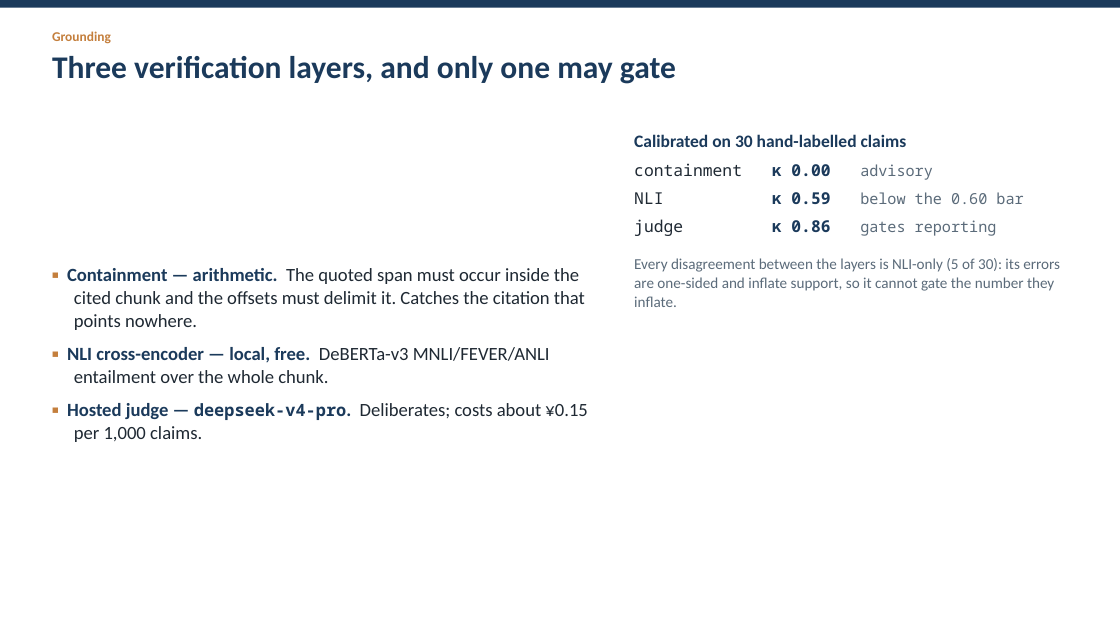
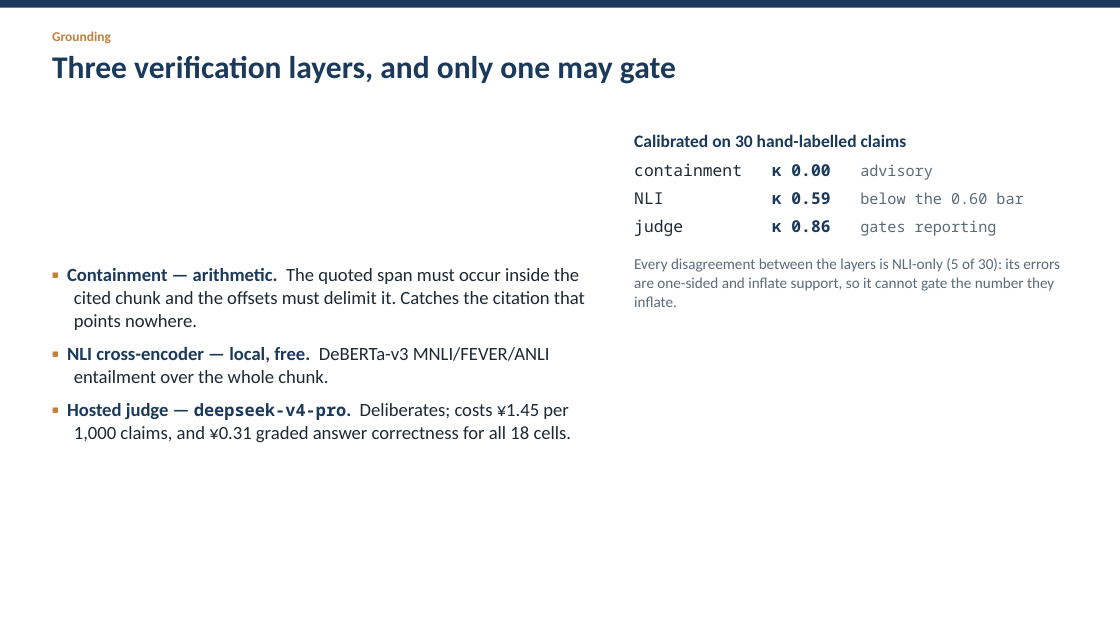
Before and after one commit to JHB11Hinson/cs5481-topic5-rag, a slide deck: slide 4 of reports/slides.pptx. Drawn at 1120x630 pixels with LibreOffice and Linux fonts; fonts in the diff are those of the drawing. Boxes give left, top, right and bottom in pixels: in the first picture for what was removed or moved away, otherwise in the second. Text is boxed around its words. In the diff, an @@ line names an element or a change of style, - is before the commit and + after.

Commit message:
report(ticket 17): final numbers pass — eighteen cells, chunking, correctness, corrected costs

```diff
--- a/reports/slides.pptx
+++ b/reports/slides.pptx
@@ text at box(67, 403, 572, 442): text changed @@
-▪ Hosted judge — deepseek-v4-pro. Deliberates; costs about ¥0.15 per 1,000 claims.
+▪ Hosted judge — deepseek-v4-pro. Deliberates; costs ¥1.45 per 1,000 claims, and ¥0.31 graded answer correctness for all 18 cells.
```
Also in this commit, not shown: 8 other slides changed, 4 slides added, 3 slides removed, 16 other files.
